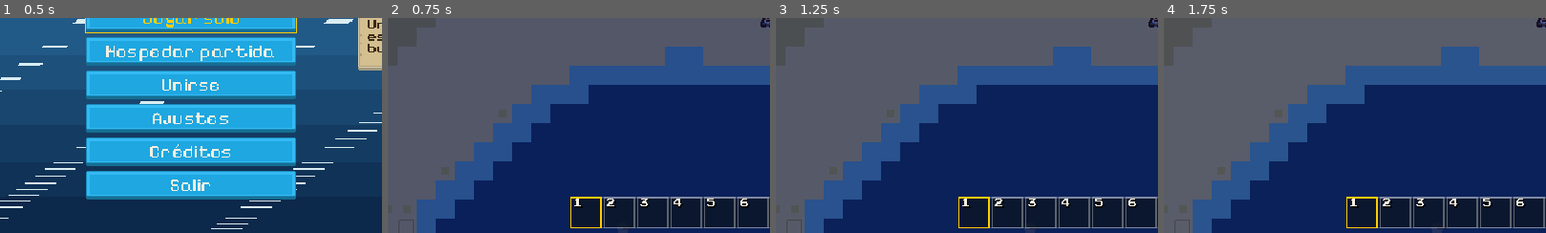
Above: before the commit, frames 1-4 (left to right).
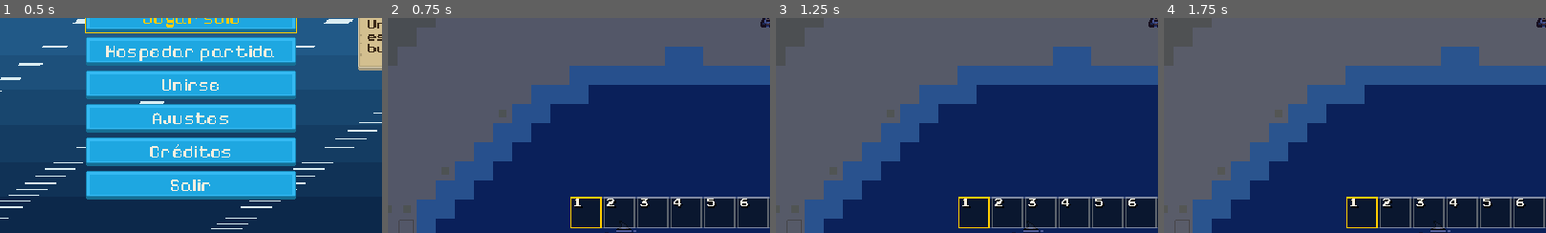
Above: after the commit, the same moments.

Repository: onezoftserv/90miles
Game: Godot game, scene res://scenes/shell/game_shell.tscn
The game is run twice, just before and just after one commit, with the same random seed, the same clock (stepped at 60 frames per second) and the same inputs.
Inputs (mouse positions are % of the whole screen's width and height, from its top left):
- Up to frame 1 (0.5 s): no input
- Up to frame 2 (0.75 s): click "Jugar solo" at 0.5 s
- Up to frame 3 (1.25 s): no input
- Up to frame 4 (1.75 s): tap Enter at 1.25 s; drag from (26, 95) to (60, 28) at 1.27 s
The pictures show only the part of the screen within x 0-50%, y 50-100%; the shares and areas given below are measured in that part.

Frame 1 is identical in both runs. In frame 2, 0.1% of the frame differs, in the area x 56-65%, y 97-100%; in frame 3, 0.1%; in frame 4, 0.1%, in the area x 66-75%, y 97-100%.

Commit message:
feat(art-pass): the creature look draws the shark, crab and gull from data (task 6.4)
CreatureLook (art_view) reads its creature's synced position, facing and state every frame and
plays what CreatureAnim picks, with the airborne and perch lifts, the shadow on the ground, the
perched gull's 1 px sort offset on the look node under a y-sorted Creature, and the water-line
material for the shark. Creature._draw, its colour and radius constants and its queue_redraw
calls are gone; the three creature files name their SpriteFrames.

Co-Authored-By: Claude Opus 5.5 <noreply@anthropic.com>

Diff:
--- a/game/resources/creatures/land_crab.tres
+++ b/game/resources/creatures/land_crab.tres
@@ -3,6 +3,7 @@
 [ext_resource type="Script" path="res://scripts/data/creature_data.gd" id="1_creature"]
 [ext_resource type="Script" path="res://scripts/data/creature_spawn_rule_data.gd" id="2_rule"]
 [ext_resource type="Script" path="res://scripts/data/creature_counter_data.gd" id="3_counter"]
+[ext_resource type="SpriteFrames" path="res://assets/art/creatures/land_crab_frames.tres" id="9_frames"]
 
 [sub_resource type="Resource" id="Resource_rule"]
 script = ExtResource("2_rule")
@@ -34,6 +35,7 @@
 hint_es = "Enciende una candela y deja la comida a su luz."
 hint_en = "Light a fire and keep your food in its light."
 category = 1
+sprite_frames = ExtResource("9_frames")
 health = 3
 speed_tiles_s = 5.0
 damage = 5.0
--- a/game/resources/creatures/reef_shark.tres
+++ b/game/resources/creatures/reef_shark.tres
@@ -2,6 +2,7 @@
 
 [ext_resource type="Script" path="res://scripts/data/creature_data.gd" id="1_creature"]
 [ext_resource type="Script" path="res://scripts/data/creature_spawn_rule_data.gd" id="2_rule"]
+[ext_resource type="SpriteFrames" path="res://assets/art/creatures/reef_shark_frames.tres" id="9_frames"]
 
 [sub_resource type="Resource" id="Resource_rule"]
 script = ExtResource("2_rule")
@@ -20,6 +21,7 @@
 hint_es = "Sal del agua o quédate a un paso de la orilla; no nades herido ni agotado."
 hint_en = "Get out of the water or stay a step from shore; do not swim wounded or exhausted."
 category = 0
+sprite_frames = ExtResource("9_frames")
 creature_tags = Array[int]([0])
 health = 60
 speed_tiles_s = 2.0
--- a/game/resources/creatures/seagull.tres
+++ b/game/resources/creatures/seagull.tres
@@ -3,6 +3,7 @@
 [ext_resource type="Script" path="res://scripts/data/creature_data.gd" id="1_creature"]
 [ext_resource type="Script" path="res://scripts/data/creature_spawn_rule_data.gd" id="2_rule"]
 [ext_resource type="Script" path="res://scripts/data/creature_counter_data.gd" id="3_counter"]
+[ext_resource type="SpriteFrames" path="res://assets/art/creatures/seagull_frames.tres" id="9_frames"]
 
 [sub_resource type="Resource" id="Resource_rule"]
 script = ExtResource("2_rule")
@@ -29,6 +30,7 @@
 hint_es = "Tapa la comida, aléjala de los nidos o espanta a la gaviota."
 hint_en = "Cover your food, keep it away from the nests, or shoo the gull."
 category = 1
+sprite_frames = ExtResource("9_frames")
 health = 2
 speed_tiles_s = 6.0
 damage = 0.0
--- a/game/scenes/creatures/creature.gd
+++ b/game/scenes/creatures/creature.gd
@@ -8,10 +8,6 @@
 const SCENE: PackedScene = preload("res://scenes/creatures/creature.tscn")
 const SYNC_NAME: StringName = &"Sync"
 const SYNC_INTERVAL_S: float = 0.1
-const BODY_RADIUS_PX: float = 5.0
-const LAND_COLOR: Color = Color(0.85, 0.35, 0.2)
-const WATER_COLOR: Color = Color(0.35, 0.45, 0.55)
-const AIR_COLOR: Color = Color(0.92, 0.92, 0.95)
 
 var data: CreatureData
 var brain: CreatureBrain
@@ -42,7 +38,6 @@
 	interactable.hold_time_s = 0.0
 	interactable.enabled = shoo_counter != null
 	interactable.interacted.connect(_on_interacted)
-	queue_redraw()
 
 
 ## Adds the synchronizer that sends position, facing and state to the clients; the session does
@@ -109,19 +104,8 @@
 		advance(delta)
 	elif brain != null:
 		brain.state = state_id
-	queue_redraw()
 
 
 func _on_interacted(by: Node) -> void:
 	if multiplayer.is_server() and by is Node2D:
 		shoo(by as Node2D)
-
-
-func _draw() -> void:
-	var color: Color = LAND_COLOR
-	if data != null and data.domains.has(CreatureData.Domain.AIR):
-		color = AIR_COLOR
-	elif data != null and data.domains.has(CreatureData.Domain.DEEP):
-		color = WATER_COLOR
-	draw_circle(Vector2.ZERO, BODY_RADIUS_PX, color)
-	draw_line(Vector2.ZERO, facing * BODY_RADIUS_PX * 1.6, color.darkened(0.4), 2.0)
--- a/game/scenes/creatures/creature.tscn
+++ b/game/scenes/creatures/creature.tscn
@@ -2,10 +2,25 @@
 
 [ext_resource type="Script" path="res://scenes/creatures/creature.gd" id="1_main"]
 [ext_resource type="Script" path="res://scripts/interaction/interactable.gd" id="2_interactable"]
+[ext_resource type="Script" path="res://scenes/creatures/creature_look.gd" id="3_look"]
+[ext_resource type="Resource" path="res://assets/art/creatures/creature_art.tres" id="4_art"]
+[ext_resource type="PackedScene" path="res://scenes/art/shadow.tscn" id="5_shadow"]
 
 [node name="Creature" type="Node2D"]
+y_sort_enabled = true
 script = ExtResource("1_main")
 
 [node name="Interactable" type="Node2D" parent="."]
 script = ExtResource("2_interactable")
 prompt_id = &"shoo"
+
+[node name="Look" type="Node2D" parent="." groups=["art_view"]]
+script = ExtResource("3_look")
+art = ExtResource("4_art")
+
+[node name="Shadow" parent="Look" instance=ExtResource("5_shadow")]
+visible = false
+size = 2
+
+[node name="Sprite" type="AnimatedSprite2D" parent="Look"]
+visible = false
--- /dev/null
+++ b/game/scenes/creatures/creature_look.gd
@@ -0,0 +1,87 @@
+class_name CreatureLook
+extends Node2D
+## A creature's look (art-pass "Creature frames from data", "The sandbar's creatures", "Drop
+## shadows"; design.md D16, D19, D22, K1, K4, K15): the `Look` child of creature.tscn, in
+## `art_view`. Every frame it reads its creature's data, synced `position`, `facing` and
+## `state_id` and draws them: the animation CreatureAnim picks, the airborne and perch lifts, the
+## shadow on the ground and the water-line material, from the creature art data. It never writes
+## the creature. A creature without frames (a boss proxy) draws nothing and never plays.
+## CreatureRig processes no frames, so the tests drive `step` themselves.
+
+const WATERLINE_SHADER: Shader = preload("res://scenes/art/waterline.gdshader")
+## A perched look sorts this far south of its creature's position, over the palm whose trunk base
+## that position is, and its sprite is raised by as much.
+const PERCH_SORT_PX: float = 1.0
+
+@export var art: CreatureArt
+
+var _anim: CreatureAnim = CreatureAnim.new()
+
+@onready var sprite: AnimatedSprite2D = $Sprite
+@onready var shadow: DropShadow = $Shadow
+
+
+func _process(delta: float) -> void:
+	step(delta)
+
+
+## Draws the creature as it is now, `delta` seconds after the last step.
+func step(delta: float) -> void:
+	var creature := get_parent() as Creature
+	var data: CreatureData = creature.data if creature != null else null
+	var frames: SpriteFrames = data.sprite_frames if data != null else null
+	if frames == null:
+		_show_nothing()
+		return
+	var entry: CreatureArtEntry = art.entry(data.id) if art != null else CreatureArtEntry.new()
+	var state: StringName = _state_name(creature)
+	_anim.observe(creature.position, delta)
+	var animation: StringName = _anim.update(frames, entry, state, creature.facing, delta)
+	if animation.is_empty():
+		_show_nothing()
+		return
+	if sprite.sprite_frames != frames:
+		sprite.sprite_frames = frames
+	sprite.visible = true
+	if sprite.animation != animation or (not sprite.is_playing() and frames.get_animation_loop(animation)):
+		sprite.play(animation)
+	sprite.flip_h = CreatureAnim.flipped(animation, creature.facing)
+	_place(entry, state, frames.get_frame_texture(animation, 0).get_size().y)
+
+
+# The look node 1 px south while perched; the sprite's feet on the foot line, lifted in the air or
+# on the perch; the shadow on the ground; the water line for a water creature.
+func _place(entry: CreatureArtEntry, state: StringName, frame_height: float) -> void:
+	var perched: bool = not entry.perch_state.is_empty() and state == entry.perch_state
+	var airborne: bool = entry.airborne_states.has(String(state))
+	position = Vector2(0.0, PERCH_SORT_PX if perched else 0.0)
+	var feet: float = -entry.perch_lift_px if perched else entry.foot_px - (entry.air_lift_px if airborne else 0.0)
+	sprite.position = Vector2(0.0, feet - frame_height / 2.0 - position.y)
+	shadow.visible = entry.has_shadow and not perched and not entry.water_line
+	if shadow.size != entry.shadow_size:
+		shadow.size = entry.shadow_size
+	shadow.position = Vector2(0.0, entry.shadow_y_px - position.y)
+	if not entry.water_line:
+		sprite.material = null
+		return
+	var water := sprite.material as ShaderMaterial
+	if water == null:
+		water = ShaderMaterial.new()
+		water.shader = WATERLINE_SHADER
+		sprite.material = water
+	water.set_shader_parameter(&"water_line_y", entry.water_line_px - frame_height / 2.0)
+
+
+func _show_nothing() -> void:
+	sprite.visible = false
+	shadow.visible = false
+
+
+# The creature's synced state as the brain names it, in lower case; &"" without a brain.
+func _state_name(creature: Creature) -> StringName:
+	if creature.brain == null:
+		return &""
+	var names: Array[StringName] = creature.brain.names()
+	if creature.state_id < 0 or creature.state_id >= names.size():
+		return &""
+	return StringName(String(names[creature.state_id]).to_lower())
Not shown, added: game/scenes/creatures/creature_look.gd.uid
